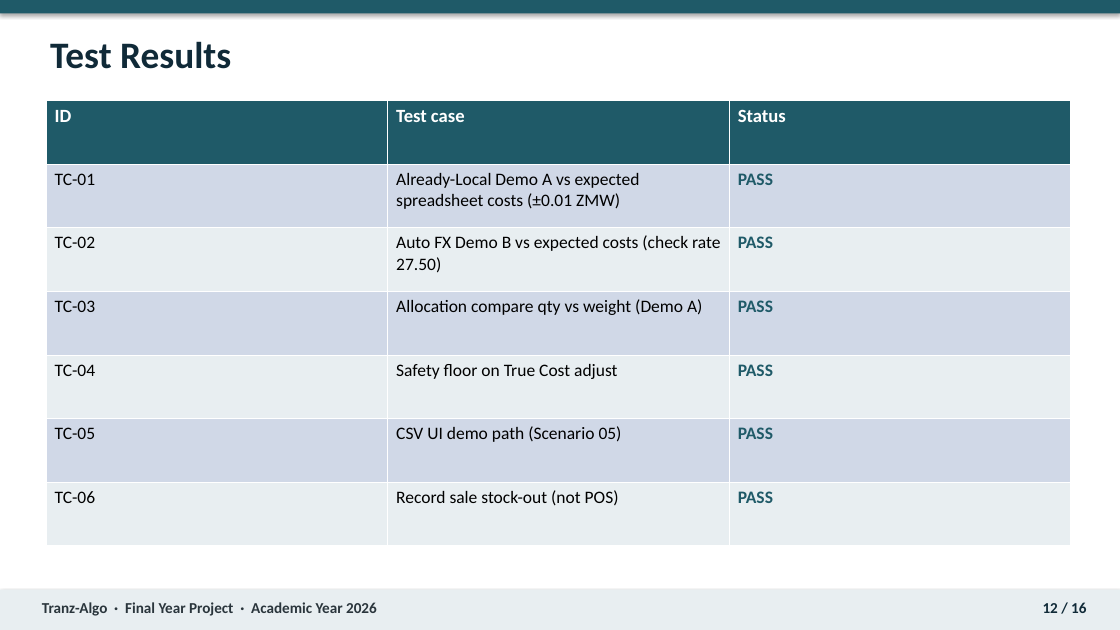
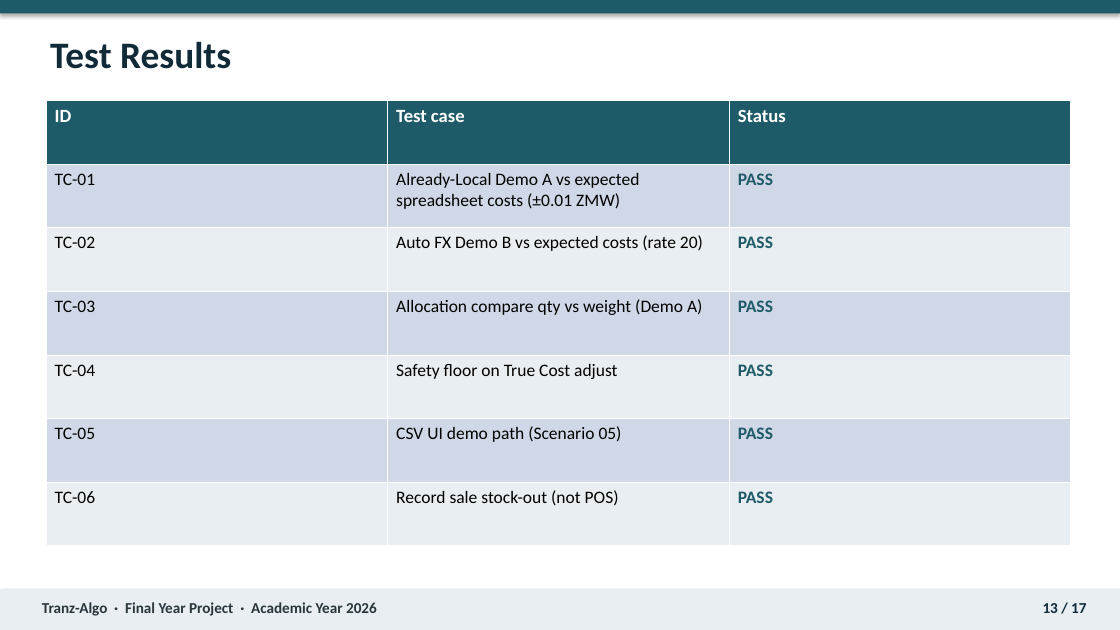
Before and after one commit to Nixon-Shibuchi/Tranz-Algo, a slide deck: slide 13 of docs/report/Tranz-Algo_Final_Year_Project_Presentation_2026.pptx (slide 12 before the commit). Drawn at 1120x630 pixels with LibreOffice and Linux fonts; fonts in the diff are those of the drawing. Boxes give left, top, right and bottom in pixels: in the first picture for what was removed or moved away, otherwise in the second. Text is boxed around its words. In the diff, an @@ line names an element or a change of style, - is before the commit and + after.

```diff
--- a/docs/report/Tranz-Algo_Final_Year_Project_Presentation_2026.pptx
+++ b/docs/report/Tranz-Algo_Final_Year_Project_Presentation_2026.pptx
@@ table at box(46, 101, 1072, 546) @@
-row 3, column 2: Auto FX Demo B vs expected costs (check rate 27.50)
+row 3, column 2: Auto FX Demo B vs expected costs (rate 20)
@@ text at box(1043, 603, 1086, 613): text changed @@
-12 / 16
+13 / 17
```
Also in this commit, not shown: 13 other slides changed, 1 slide added, 39 other files.
